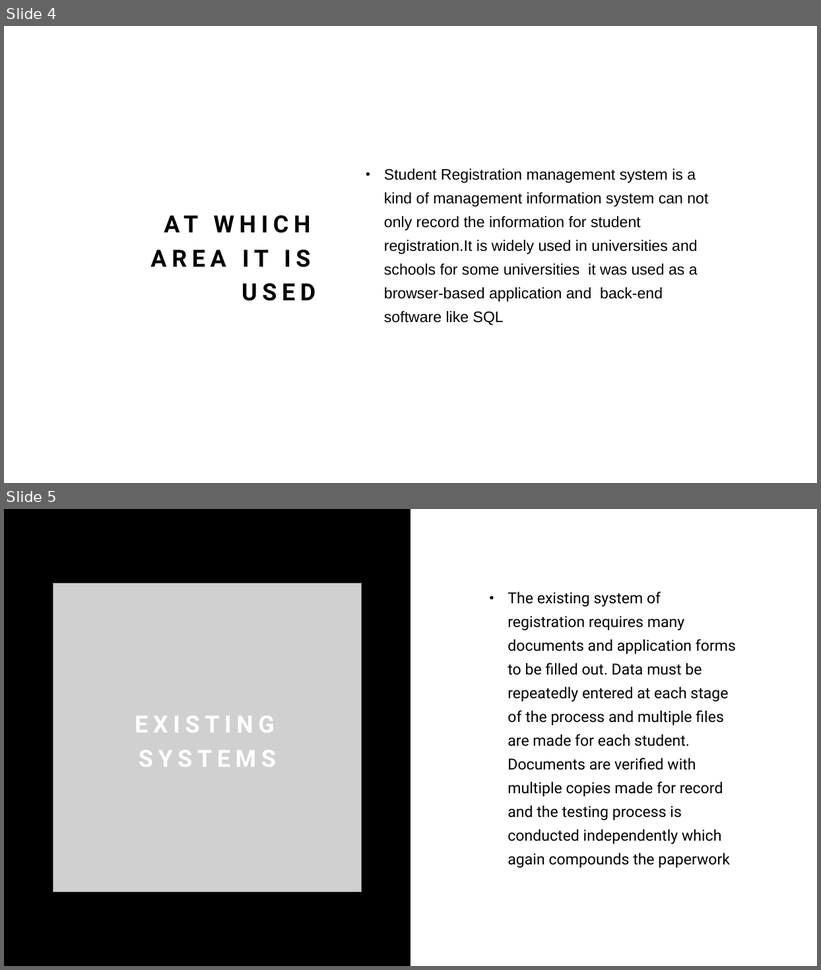
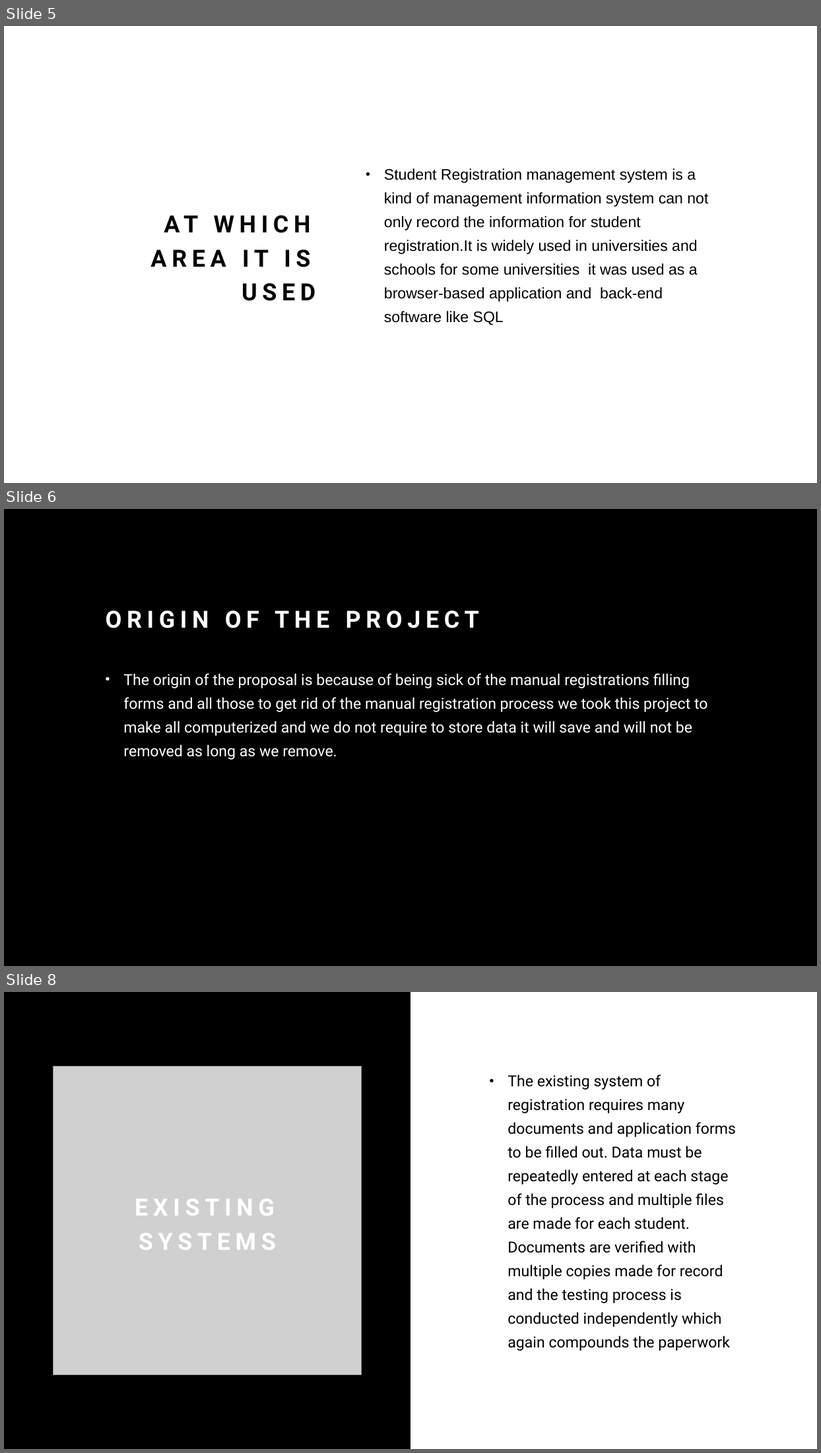
Before and after one commit to jennymeshaiah09/Projects, a slide deck: Student registration system/Student Registration Management System.pptx. Shown one above the other, each under a label of ours: slides 4 and 5 before the commit, slides 5, 6 and 8 after it; the slides between them are not shown. The pictures are 821x970 and 821x1453 pixels, drawn with LibreOffice and Linux fonts; fonts in the diff are those of the drawing; grey boxes stand for pictures; background and template pictures are left out. Boxes give left, top, right and bottom in pixels: in the first picture for what was removed or moved away, otherwise in the second. Text is boxed around its words. In the diff, an @@ line names an element or a change of style, - is before the commit and + after.

```diff
--- a/Student registration system/Student Registration Management System.pptx
+++ b/Student registration system/Student Registration Management System.pptx
@@ slide 6 added at (4,509,817,966), background #000000 @@
@@ title added at (106,611,479,628), 28 pt, text #FFFFFF, bold @@
+ORIGIN OF THE PROJECT
@@ text added at (123,673,708,760), 18 pt, text #FFFFFF @@
+• The origin of the proposal is because of being sick of the manual registrations filling forms and all those to get rid of the manual registration process we took this project to make all computerized and we do not require to store data it will save and will not be removed as long as we remove.
@@ what was slide 4 is now slide 5 @@
@@ what was slide 5 is now slide 8 @@
```
Also in this commit, not shown: 1 slide changed, 7 other slides added.
